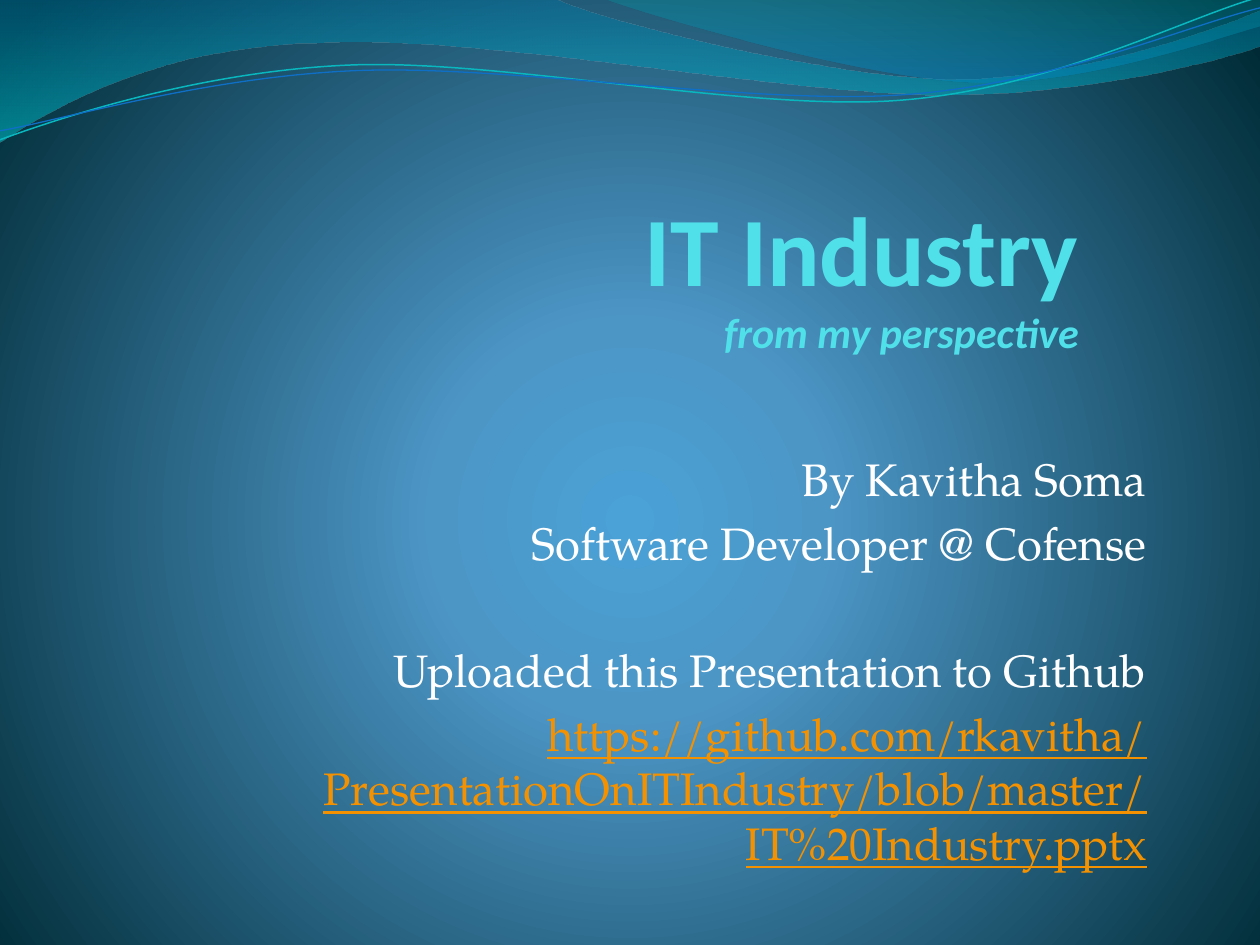
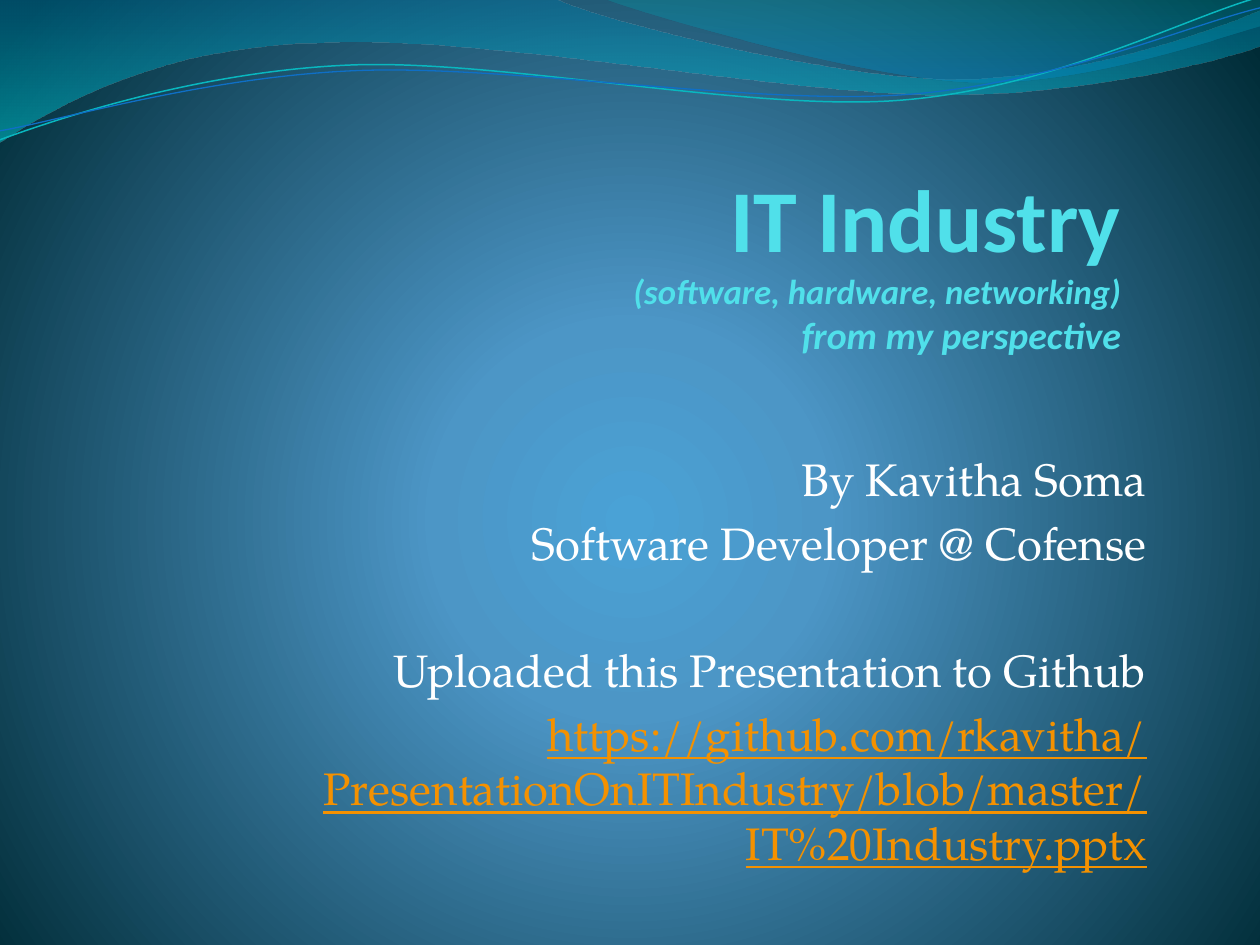
Before and after one commit to rkavitha/PresentationOnITIndustry, a slide deck: slide 1 of IT Industry.pptx. Drawn at 1260x945 pixels with LibreOffice and Linux fonts; fonts in the diff are those of the drawing. Boxes give left, top, right and bottom in pixels: in the first picture for what was removed or moved away, otherwise in the second. Text is boxed around its words. In the diff, an @@ line names an element or a change of style, - is before the commit and + after.

```diff
--- a/IT Industry.pptx
+++ b/IT Industry.pptx
@@ title at [633,178,1121,355]: text changed; size 24 to 19.8 pt @@
-IT Industry
-from my perspective
+IT Industry
+(software, hardware, networking)
+from my perspective
```
Also in this commit, not shown: 3 other slides changed.
